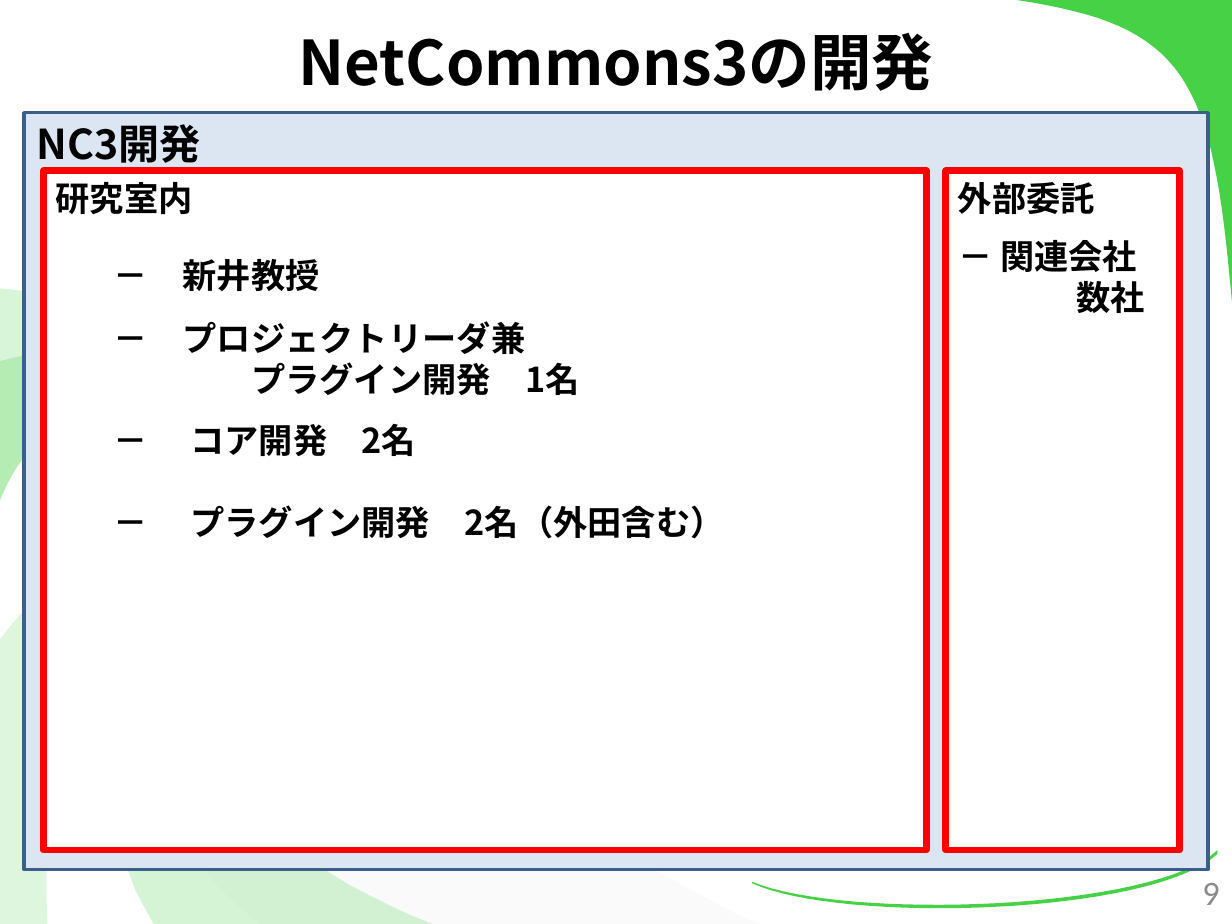
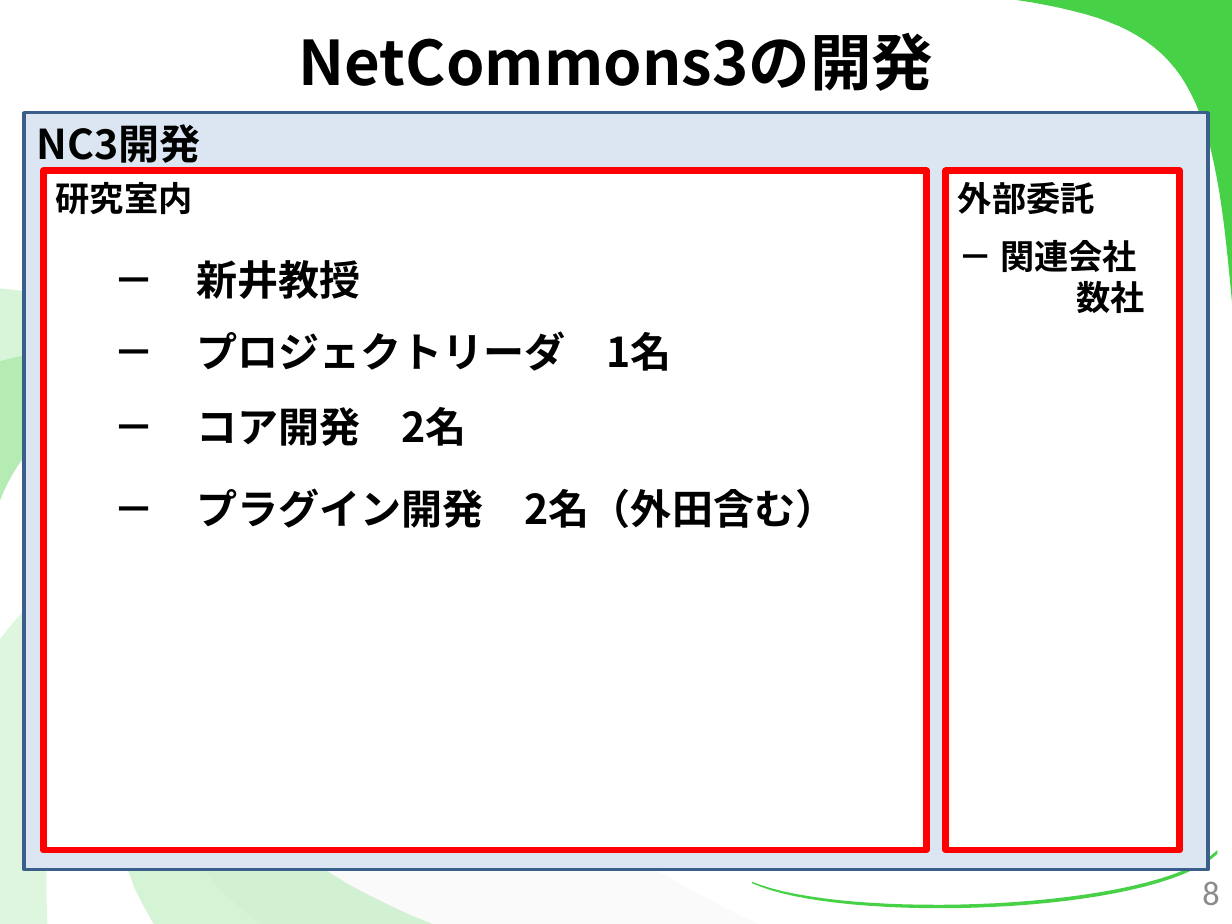
Before and after one commit to kotaro0717/Report-Management, a slide deck: slide 8 of 2.最終報告/3.発表資料/報告資料(最終).pptx (slide 9 before the commit). Drawn at 1232x924 pixels with LibreOffice and Linux fonts; fonts in the diff are those of the drawing. Boxes give left, top, right and bottom in pixels: in the first picture for what was removed or moved away, otherwise in the second. Text is boxed around its words. In the diff, an @@ line names an element or a change of style, - is before the commit and + after.

```diff
--- a/2.最終報告/3.発表資料/報告資料(最終).pptx
+++ b/2.最終報告/3.発表資料/報告資料(最終).pptx
@@ text at (196,331,672,371): text changed; size 20 to 24 pt @@
-－ プロジェクトリーダ兼
-プラグイン開発 1名
+－ プロジェクトリーダ 1名
@@ text "－ コア開発 2名": place and size @@
-text "－ コア開発 2名" at (190,423,416,456)
+text "－ コア開発 2名" at (196,407,466,446)
@@ size 20 to 24 pt in 3 elements at (196,260,360,299), (196,407,466,446), (196,488,837,528) @@
@@ text "－ プラグイン開発 2名（外田含む）": place and size @@
-text "－ プラグイン開発 2名（外田含む）" at (190,505,725,539)
+text "－ プラグイン開発 2名（外田含む）" at (196,488,837,528)
@@ page number at (1202,881,1219,905): text changed @@
-9
+8
```
Also in this commit, not shown: 31 other slides changed, 15 slides added, 11 slides removed, 6 other files.
